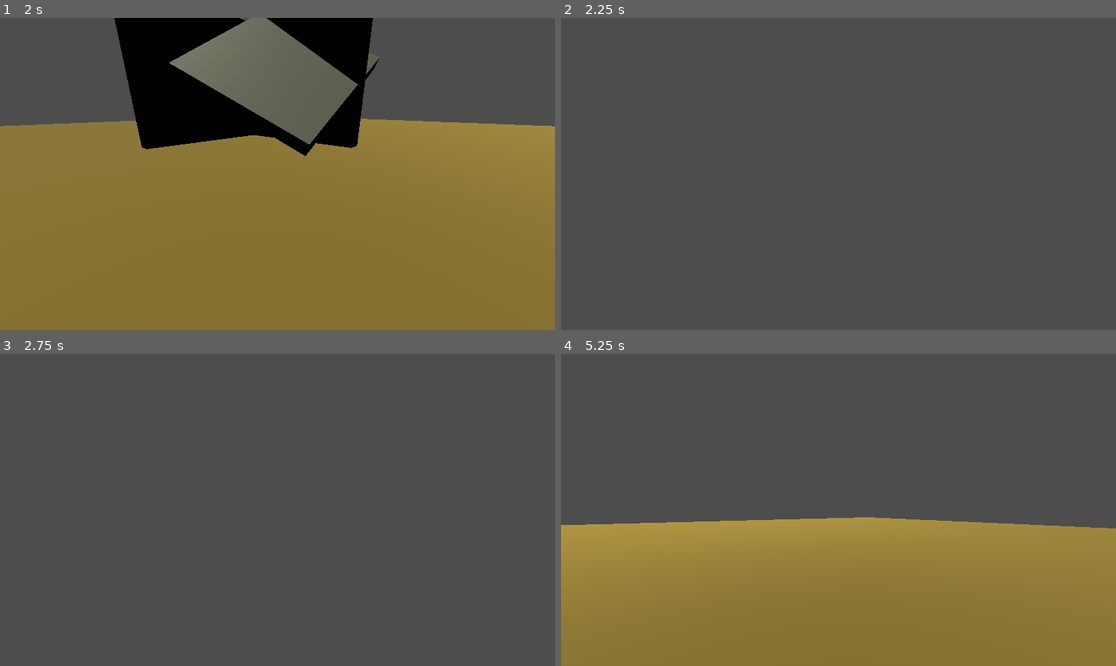
Above: before the commit, frames 1-4 (two rows, left to right).
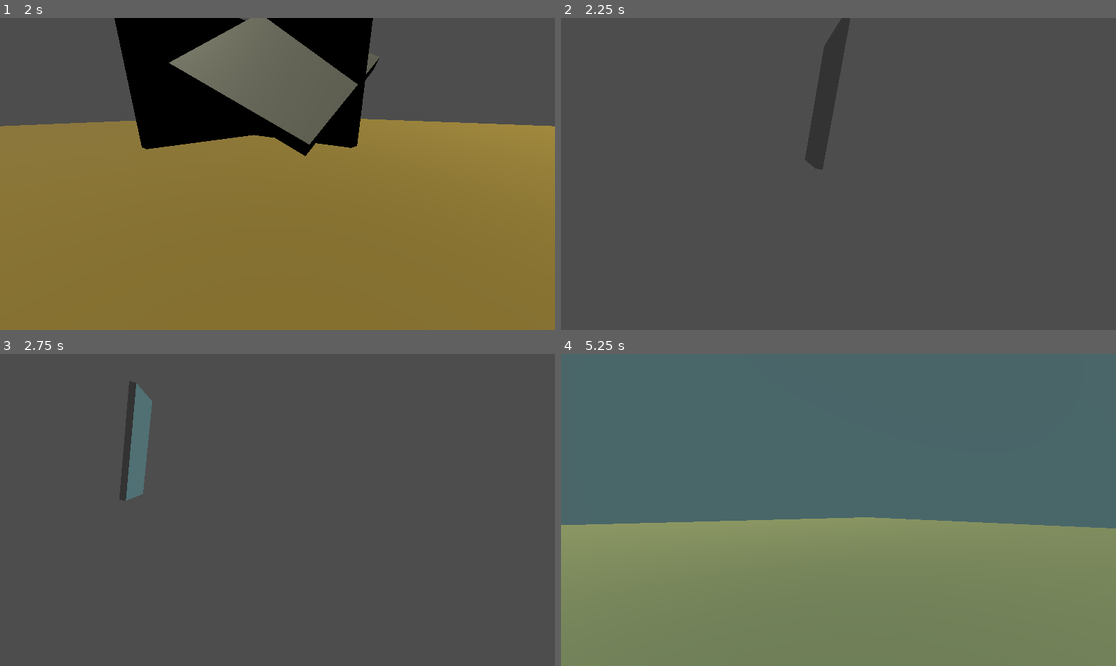
Above: after the commit, the same moments.

Repository: extract/over-fort-2
Game: Godot game, scene res://scenes/maps/local_test/local_test_map.tscn
Two runs of this game, one before a commit and one after it. Both use one fixed random seed, a clock stepped at 60 frames per second and the inputs below. This scene is started directly instead of the project's main scene.
Inputs (mouse positions are in pixels of both pictures, inside the frame that each line leads up to):
- Up to frame 1 (2 s): move the mouse to (399, 158) at 0.52 s; hold D (right) 0.53-1.28 s; right-click (399, 158) at 0.6 s; tap Space (jump) at 0.77, 1.52 s; move the mouse to (166, 189) at 1.27 s; hold S (backward) from 1.28 s (still down); right-click (166, 189) at 1.35 s
- Up to frame 2 (2.25 s): move the mouse to (894, 105) at 2.02 s; release S (backward) at 2.03 s; hold D (right) from 2.03 s (still down); right-click (894, 105) at 2.1 s
- Up to frame 3 (2.75 s): keep holding D (right)
- Up to frame 4 (5.25 s): move the mouse to (810, 572) at 2.77 s; release D (right) at 2.78 s; hold W (forward) 2.78-3.53 s; right-click (810, 572) at 2.85 s; tap Space (jump) at 3.02, 3.77, 4.52 s; move the mouse to (1005, 556) at 3.52 s; hold A (left) 3.53-5.03 s; right-click (1005, 556) at 3.6 s; tap Enter at 4.25 s; move the mouse to (672, 463) at 4.27 s; right-click (672, 463) at 4.35 s; move the mouse to (866, 510) at 5.02 s; hold S (backward) from 5.03 s (still down); right-click (866, 510) at 5.1 s

Frame 1 is identical in both runs. In frame 2, 1.7% of the frame differs, in the area x 43-53%, y 0-49%; in frame 3, 1.5%; in frame 4, 100%, in the area x 0-100%, y 0-100%.

Commit message:
add deployable float shield

Diff:
--- a/project.godot
+++ b/project.godot
@@ -47,3 +47,8 @@
 "events": [Object(InputEventMouseButton,"resource_local_to_scene":false,"resource_name":"","device":-1,"window_id":0,"a …(253 unchanged characters)…
 ]
 }
+right_mouse={
+"deadzone": 0.2,
+"events": [Object(InputEventMouseButton,"resource_local_to_scene":false,"resource_name":"","device":-1,"window_id":0,"alt_pressed":false,"shift_pressed":false,"ctrl_pressed":false,"meta_pressed":false,"button_mask":0,"position":Vector2(0, 0),"global_position":Vector2(0, 0),"factor":1.0,"button_index":2,"canceled":false,"pressed":false,"double_click":false,"script":null)
+]
+}
--- /dev/null
+++ b/scenes/abilities/float_shield/float_shield.tscn
@@ -0,0 +1,21 @@
+[gd_scene load_steps=4 format=3 uid="uid://dvbw744qdv2am"]
+
+[sub_resource type="BoxShape3D" id="BoxShape3D_d5ytt"]
+size = Vector3(2, 1, 0.1)
+
+[sub_resource type="StandardMaterial3D" id="StandardMaterial3D_a1dse"]
+transparency = 1
+albedo_color = Color(0.34901962, 0.8235294, 1, 0.3372549)
+
+[sub_resource type="BoxMesh" id="BoxMesh_dgaw8"]
+material = SubResource("StandardMaterial3D_a1dse")
+
+[node name="FloatShield" type="Area3D"]
+
+[node name="CollisionShape3D" type="CollisionShape3D" parent="."]
+shape = SubResource("BoxShape3D_d5ytt")
+
+[node name="MeshInstance3D" type="MeshInstance3D" parent="."]
+transform = Transform3D(2, 0, 0, 0, 1, 0, 0, 0, 0.1, 0, 0, 0)
+mesh = SubResource("BoxMesh_dgaw8")
+skeleton = NodePath("../..")
--- /dev/null
+++ b/scenes/abilities/float_shield/float_shield_ability.gd
@@ -0,0 +1,36 @@
+extends Node3D
+
+
+@export var action_key = "right_mouse"
+@export var float_shield: PackedScene
+var inst: Node3D
+
+@export var cooldown = 2
+var cooldown_left = 0
+var is_shield_active = false
+@export var shield_speed = 1
+
+func doAction():
+	cooldown_left = cooldown
+
+	if is_shield_active:
+		inst.queue_free()
+		is_shield_active = false
+	else:
+		inst = float_shield.instantiate()
+		#inst.rotation = global_rotation
+		inst.transform = inst.transform.looking_at(-(%Camera3D as Camera3D).global_transform.basis.z)
+		inst.position = global_position
+
+		get_node("/root").add_child(inst)
+		is_shield_active = true
+
+
+func _process(delta: float) -> void:
+	cooldown_left -= delta
+
+	if Input.is_action_just_pressed(action_key) and cooldown_left < 0:
+		doAction()
+
+	if is_shield_active and Input.is_action_pressed(action_key):
+			inst.position -= inst.transform.basis.z * shield_speed * delta
--- /dev/null
+++ b/scenes/abilities/float_shield/float_shield_ability.tscn
@@ -0,0 +1,8 @@
+[gd_scene load_steps=3 format=3 uid="uid://3vpfape4my6u"]
+
+[ext_resource type="Script" uid="uid://ctwoniote23ob" path="res://scenes/abilities/float_shield/float_shield_ability.gd" id="1_1fffe"]
+[ext_resource type="PackedScene" uid="uid://dvbw744qdv2am" path="res://scenes/abilities/float_shield/float_shield.tscn" id="2_3qoo0"]
+
+[node name="FloatShieldAbility" type="Node3D"]
+script = ExtResource("1_1fffe")
+float_shield = ExtResource("2_3qoo0")
--- a/scenes/rocket_launcher/rocket.tscn
+++ b/scenes/abilities/rocket_launcher/rocket.tscn
@@ -1,6 +1,6 @@
 [gd_scene load_steps=5 format=3 uid="uid://blccu0n2svk1"]
 
-[ext_resource type="Script" uid="uid://dqmuhliorg0ci" path="res://scenes/rocket_launcher/rocket.gd" id="1_3341w"]
+[ext_resource type="Script" uid="uid://dqmuhliorg0ci" path="res://scenes/abilities/rocket_launcher/rocket.gd" id="1_3341w"]
 
 [sub_resource type="CapsuleShape3D" id="CapsuleShape3D_dkv7l"]
 radius = 0.1
--- /dev/null
+++ b/scenes/abilities/rocket_launcher/rocket_launcher.tscn
@@ -0,0 +1,9 @@
+[gd_scene load_steps=3 format=3 uid="uid://y36k7rxn4fpp"]
+
+[ext_resource type="Script" uid="uid://qqeklbg3n23m" path="res://scenes/abilities/rocket_launcher/rocket_launcher.gd" id="1_mm0yg"]
+[ext_resource type="PackedScene" uid="uid://blccu0n2svk1" path="res://scenes/abilities/rocket_launcher/rocket.tscn" id="2_vlcf2"]
+
+[node name="RocketLauncher" type="Node3D"]
+script = ExtResource("1_mm0yg")
+action_key = "left_mouse"
+rocket = ExtResource("2_vlcf2")
--- a/scenes/player/local_player.tscn
+++ b/scenes/player/local_player.tscn
@@ -1,8 +1,9 @@
-[gd_scene load_steps=8 format=3 uid="uid://ct6dcr7qtsamo"]
+[gd_scene load_steps=9 format=3 uid="uid://ct6dcr7qtsamo"]
 
 [ext_resource type="Script" uid="uid://delfsbhi7fgkv" path="res://scenes/player/player.gd" id="1_beej8"]
 [ext_resource type="Script" uid="uid://bxyw1qh8owlet" path="res://scenes/player/camera_look.gd" id="2_okac2"]
-[ext_resource type="PackedScene" uid="uid://y36k7rxn4fpp" path="res://scenes/rocket_launcher/rocket_launcher.tscn" id="3_cv68x"]
+[ext_resource type="PackedScene" uid="uid://y36k7rxn4fpp" path="res://scenes/abilities/rocket_launcher/rocket_launcher.tscn" id="3_cv68x"]
+[ext_resource type="PackedScene" uid="uid://3vpfape4my6u" path="res://scenes/abilities/float_shield/float_shield_ability.tscn" id="4_okac2"]
 
 [sub_resource type="CapsuleShape3D" id="CapsuleShape3D_pjt0s"]
 
@@ -24,6 +25,7 @@
 mesh = SubResource("CapsuleMesh_wa5vi")
 
 [node name="Camera3D" type="Camera3D" parent="."]
+unique_name_in_owner = true
 transform = Transform3D(1, 0, 0, 0, 1, 0, 0, 0, 1, 0, 0.61238444, -0.5153255)
 script = ExtResource("2_okac2")
 
@@ -32,3 +34,5 @@
 mesh = SubResource("SphereMesh_dovo2")
 
 [node name="RocketLauncher" parent="." instance=ExtResource("3_cv68x")]
+
+[node name="FloatShieldAbility" parent="." instance=ExtResource("4_okac2")]
--- a/scenes/rocket_launcher/rocket_launcher.tscn
+++ /dev/null
@@ -1,9 +0,0 @@
-[gd_scene load_steps=3 format=3 uid="uid://y36k7rxn4fpp"]
-
-[ext_resource type="Script" uid="uid://qqeklbg3n23m" path="res://scenes/rocket_launcher/rocket_launcher.gd" id="1_mm0yg"]
-[ext_resource type="PackedScene" uid="uid://blccu0n2svk1" path="res://scenes/rocket_launcher/rocket.tscn" id="2_vlcf2"]
-
-[node name="RocketLauncher" type="Node3D"]
-script = ExtResource("1_mm0yg")
-action_key = "left_mouse"
-rocket = ExtResource("2_vlcf2")
Not shown, added: scenes/abilities/float_shield/float_shield_ability.gd.uid
Renamed: scenes/rocket_launcher/rocket.gd -> scenes/abilities/rocket_launcher/rocket.gd
Renamed: scenes/rocket_launcher/rocket.gd.uid -> scenes/abilities/rocket_launcher/rocket.gd.uid
Renamed: scenes/rocket_launcher/rocket_launcher.gd -> scenes/abilities/rocket_launcher/rocket_launcher.gd
Renamed: scenes/rocket_launcher/rocket_launcher.gd.uid -> scenes/abilities/rocket_launcher/rocket_launcher.gd.uid
